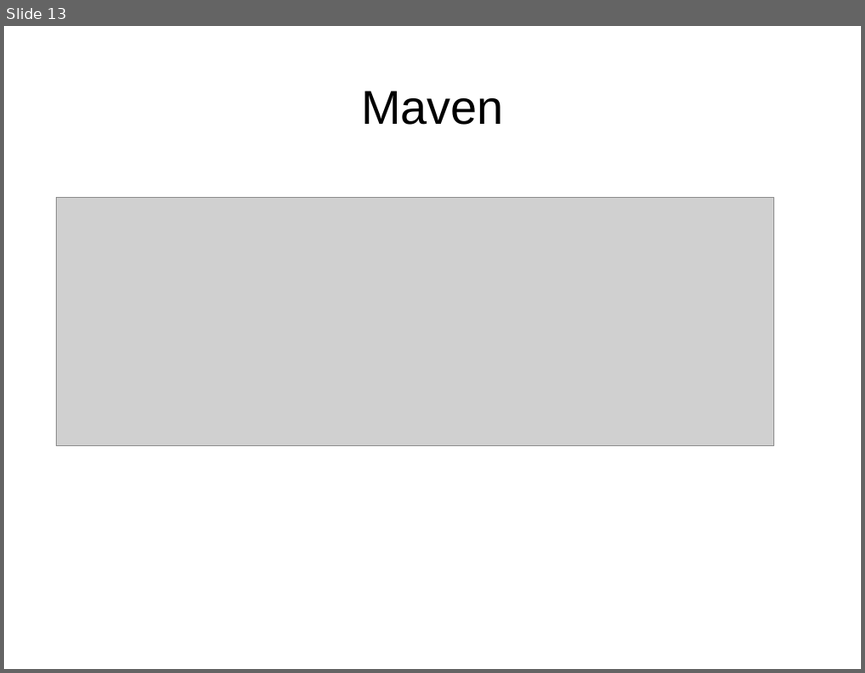
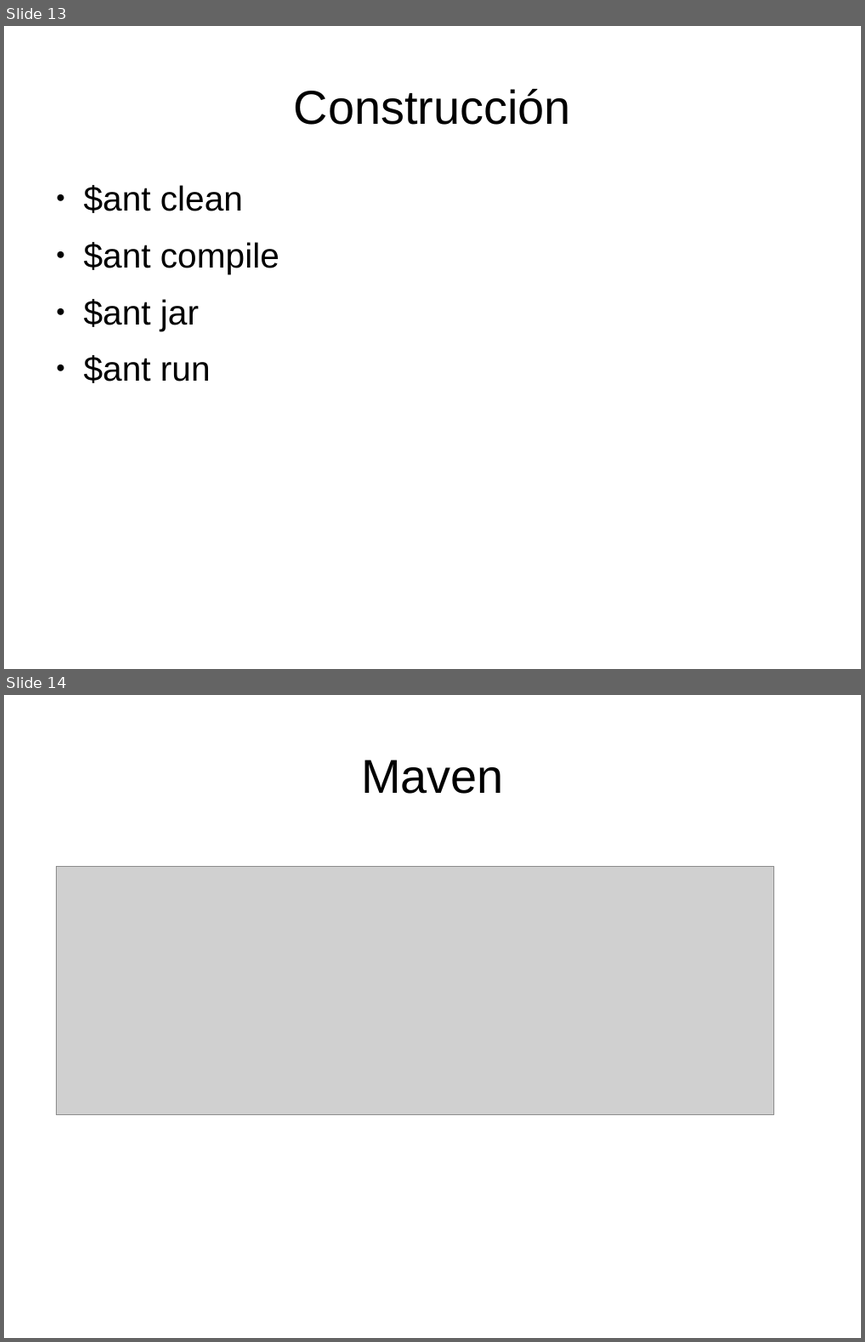
Before and after one commit to Tagle1/repo01, a slide deck: CursoMavenGradle.odp. Shown one above the other, each under a label of ours: slide 13 before the commit, slides 13 and 14 after it. The pictures are 865x673 and 865x1342 pixels, drawn with LibreOffice and Linux fonts; fonts in the diff are those of the drawing; grey boxes stand for pictures. Boxes give left, top, right and bottom in pixels: in the first picture for what was removed or moved away, otherwise in the second. Text is boxed around its words. In the diff, an @@ line names an element or a change of style, - is before the commit and + after.

```diff
--- a/CursoMavenGradle.odp
+++ b/CursoMavenGradle.odp
@@ slide 13 added at <box>4,26,861,669</box>, background #FFFFFF @@
@@ title added at <box>294,89,571,125</box>, 44 pt, text #000000 @@
+Construcción
@@ text added at <box>84,185,279,383</box>, 32 pt, text #000000 @@
+● $ant clean
+● $ant compile
+● $ant jar
+● $ant run
@@ what was slide 13 is now slide 14 @@
```
Also in this commit, not shown: 1 slide changed, 6 other slides added, 58 other files.
